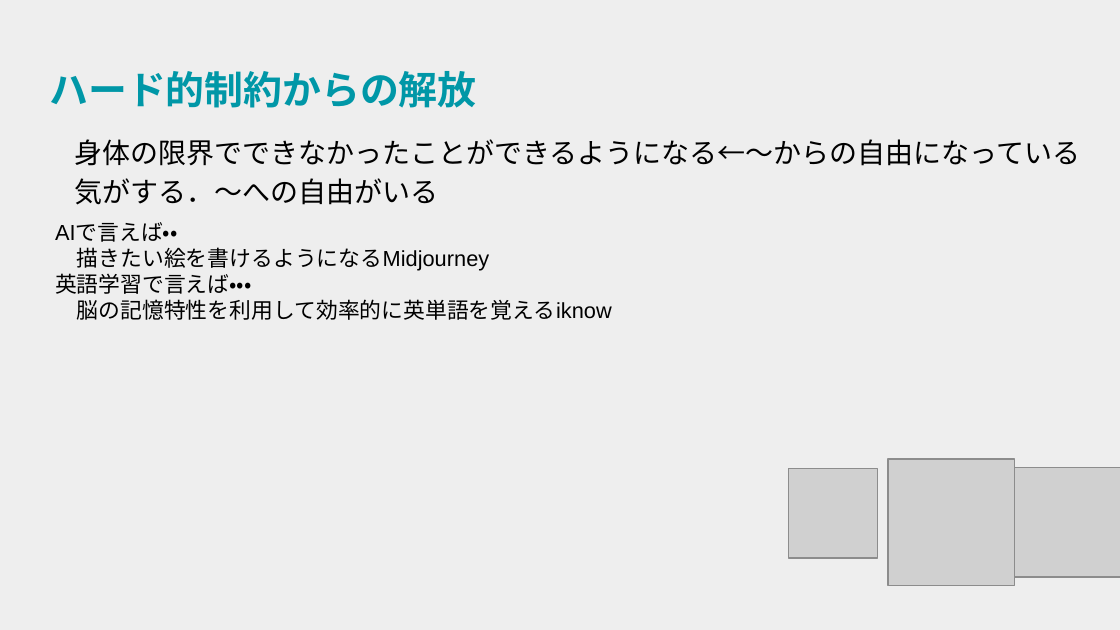
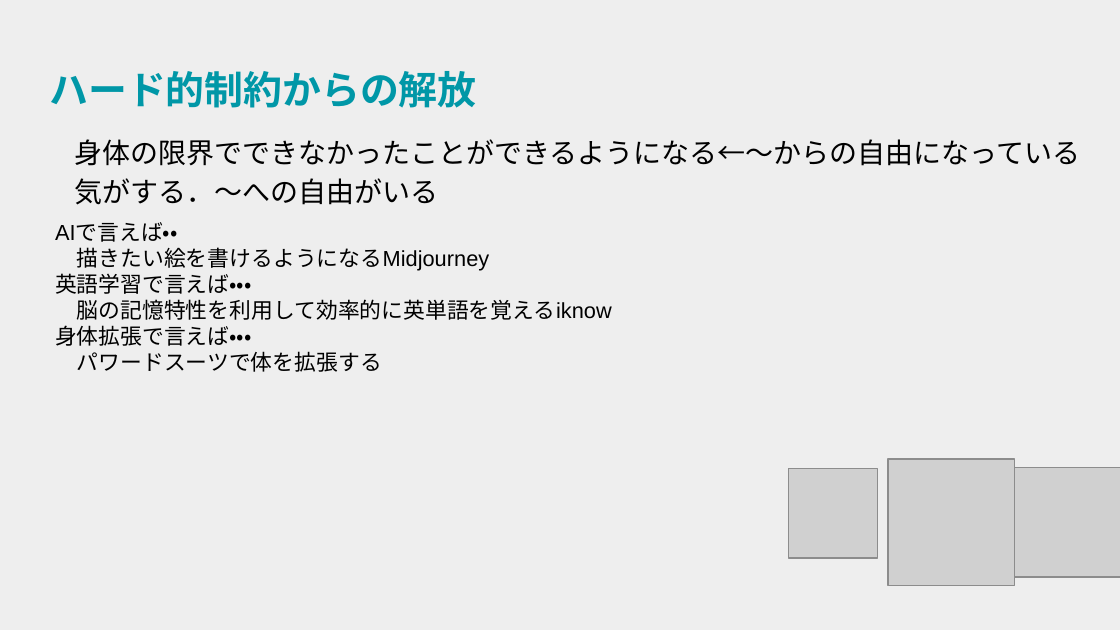
Before and after one commit to gakutosasabe/Reserch, a slide deck: slide 9 of BodyExpendReserch/世界観構築/身体拡張ビジョン.pptx. Drawn at 1120x630 pixels with LibreOffice and Linux fonts; fonts in the diff are those of the drawing; grey boxes stand for pictures. Boxes give left, top, right and bottom in pixels: in the first picture for what was removed or moved away, otherwise in the second. Text is boxed around its words. In the diff, an @@ line names an element or a change of style, - is before the commit and + after.

Commit message:
身体拡張ビジョンにマイルストーンを追加

```diff
--- a/BodyExpendReserch/世界観構築/身体拡張ビジョン.pptx
+++ b/BodyExpendReserch/世界観構築/身体拡張ビジョン.pptx
@@ text at bbox=[55, 325, 382, 372]: paragraphs added @@
+身体拡張で言えば・・・
+パワードスーツで体を拡張する
```
Also in this commit, not shown: 3 other slides changed, 5 slides added.
